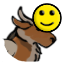
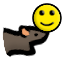
Layers edited between the first and the second 64 × 64 image:
added layer "Squeak" above "Chitter" over 2, 24, 51, 58
hid "Chao" over 2, 5, 58, 62
